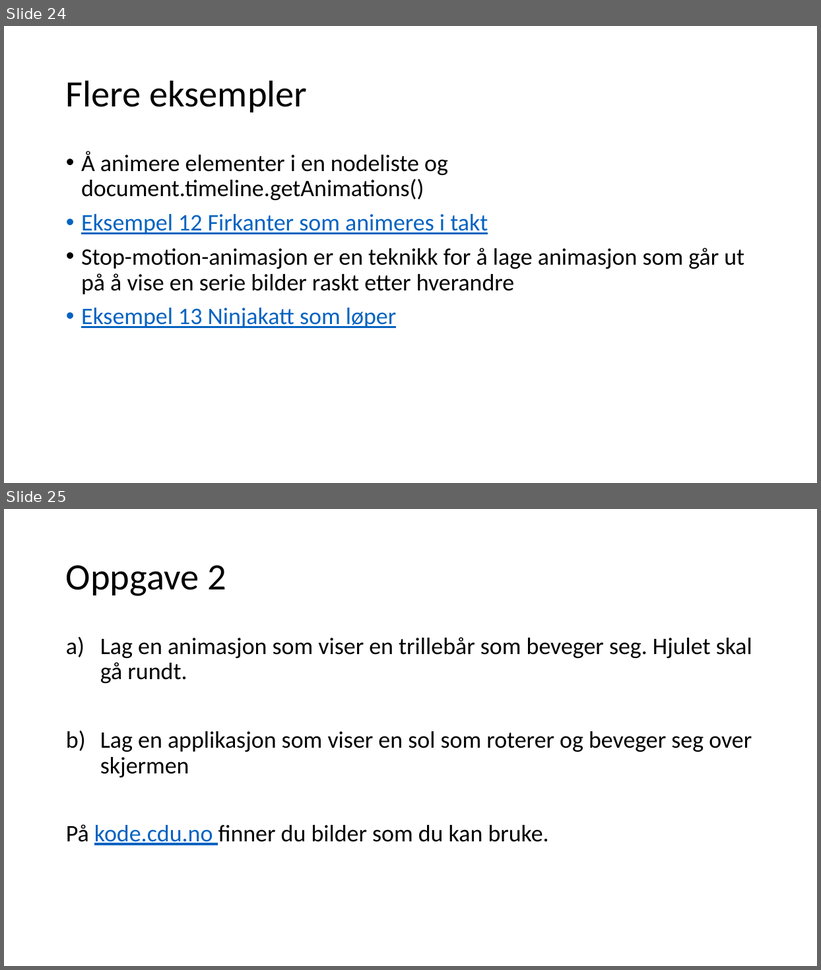
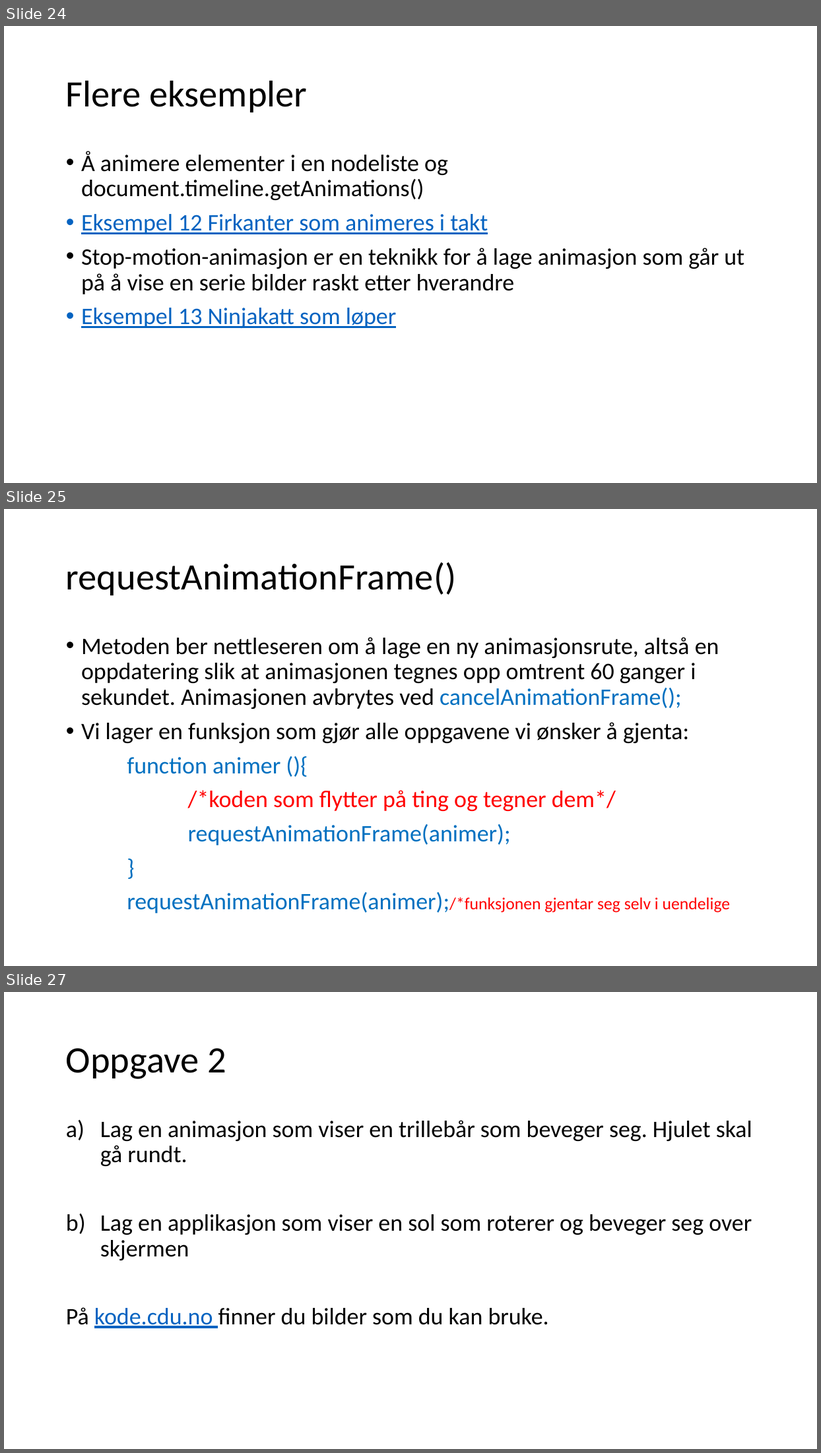
Before and after one commit to AizanM/IT2, a slide deck: Uke 5/Uke5-Presentasjon.pptx. Shown one above the other, each under a label of ours: slides 24 and 25 before the commit, slides 24, 25 and 27 after it; the slides between them are not shown. The pictures are 821x970 and 821x1453 pixels, drawn with LibreOffice and Linux fonts; fonts in the diff are those of the drawing. Boxes give left, top, right and bottom in pixels: in the first picture for what was removed or moved away, otherwise in the second. Text is boxed around its words. In the diff, an @@ line names an element or a change of style, - is before the commit and + after.

```diff
--- a/Uke 5/Uke5-Presentasjon.pptx
+++ b/Uke 5/Uke5-Presentasjon.pptx
@@ slide 25 added at box(4, 509, 817, 966), background #FFFFFF @@
@@ title added at box(66, 562, 456, 595), 44 pt, text #000000 @@
+requestAnimationFrame()
@@ text added at box(81, 637, 730, 914), 28 pt, text #000000 @@
+• Metoden ber nettleseren om å lage en ny animasjonsrute, altså en oppdatering slik at animasjonen tegnes opp omtrent 60 ganger i sekundet. Animasjonen avbrytes ved cancelAnimationFrame();
+• Vi lager en funksjon som gjør alle oppgavene vi ønsker å gjenta:
+function animer (){
+/*koden som flytter på ting og tegner dem*/
+requestAnimationFrame(animer);
+}
+requestAnimationFrame(animer);/*funksjonen gjentar seg selv i uendelige
@@ what was slide 25 is now slide 27 @@
```
Also in this commit, not shown: 1 other slide added, 1 other file.
